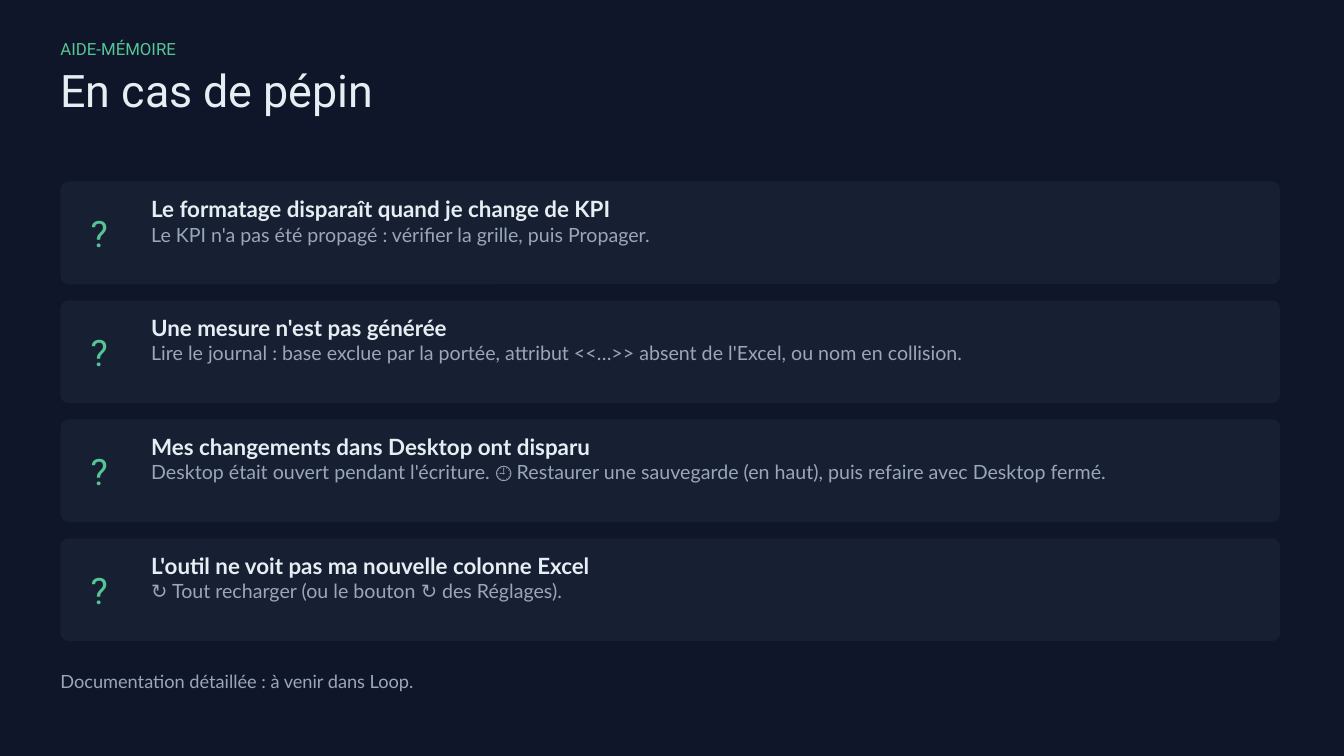
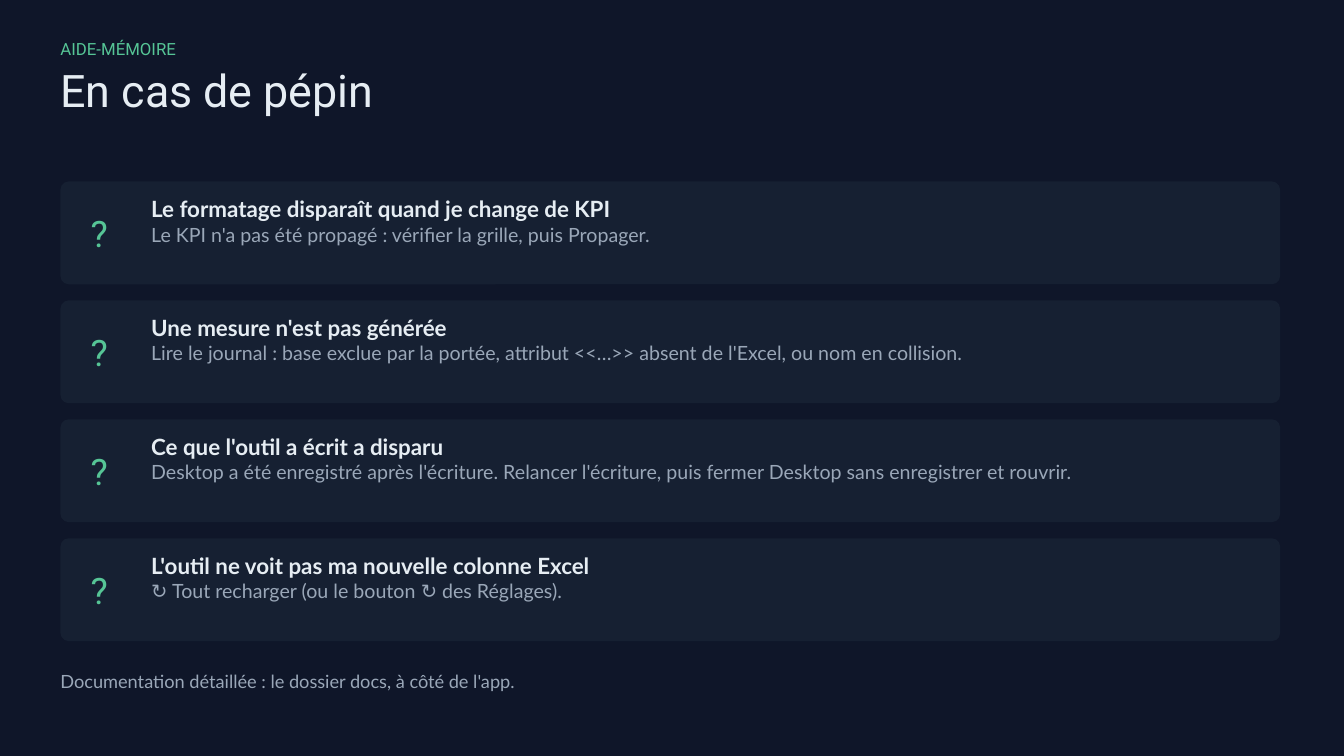
Before and after one commit to Madein1987/PBIdouille, a slide deck: slide 20 of docs/PBIdouille - Guide de demarrage rapide.pptx. Drawn at 1344x756 pixels with LibreOffice and Linux fonts; fonts in the diff are those of the drawing. Boxes give left, top, right and bottom in pixels: in the first picture for what was removed or moved away, otherwise in the second. Text is boxed around its words. In the diff, an @@ line names an element or a change of style, - is before the commit and + after.

```diff
--- a/docs/PBIdouille - Guide de demarrage rapide.pptx
+++ b/docs/PBIdouille - Guide de demarrage rapide.pptx
@@ text at box(151, 438, 1071, 483): text changed @@
-Mes changements dans Desktop ont disparu
-Desktop était ouvert pendant l'écriture. 🕘 Restaurer une sauvegarde (en haut), puis refaire avec Desktop fermé.
+Ce que l'outil a écrit a disparu
+Desktop a été enregistré après l'écriture. Relancer l'écriture, puis fermer Desktop sans enregistrer et rouvrir.
@@ text at box(60, 674, 514, 691): text changed @@
-Documentation détaillée : à venir dans Loop.
+Documentation détaillée : le dossier docs, à côté de l'app.
```
Also in this commit, not shown: 5 other slides changed, 24 other files.
